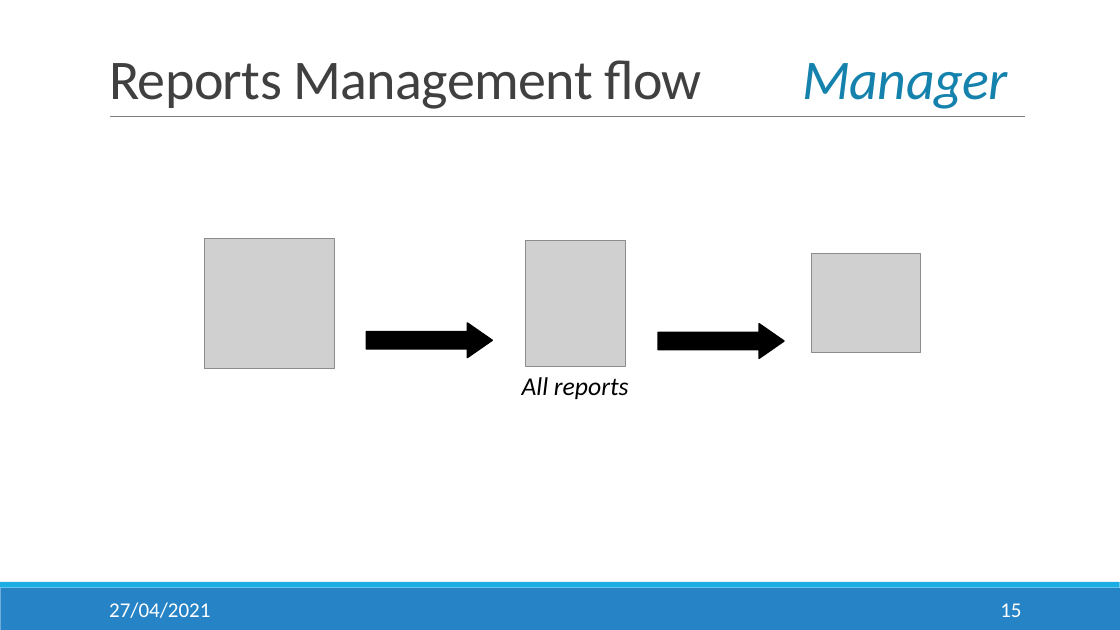
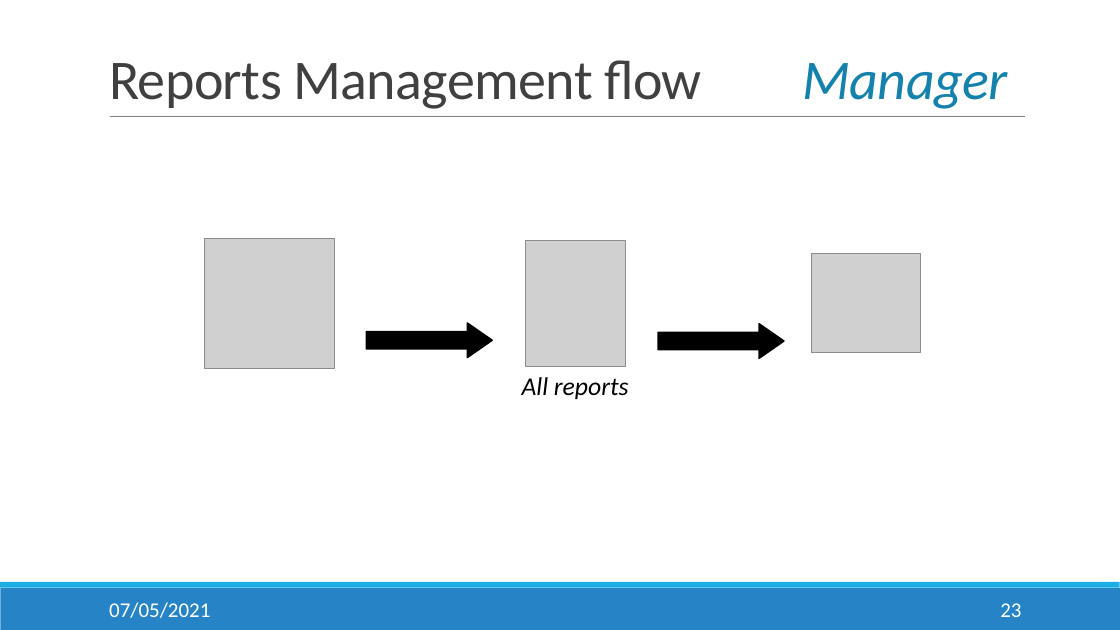
Before and after one commit to salesmgt/documentation, a slide deck: slide 23 of presentations/Slides.pptx (slide 15 before the commit). Drawn at 1120x630 pixels with LibreOffice and Linux fonts; fonts in the diff are those of the drawing; grey boxes stand for pictures. Boxes give left, top, right and bottom in pixels: in the first picture for what was removed or moved away, otherwise in the second. Text is boxed around its words. In the diff, an @@ line names an element or a change of style, - is before the commit and + after.

```diff
--- a/presentations/Slides.pptx
+++ b/presentations/Slides.pptx
@@ text at bbox=[109, 602, 210, 618]: text changed @@
-27/04/2021
+07/05/2021
@@ page number at bbox=[1000, 603, 1021, 617]: text changed @@
-15
+23
```
Also in this commit, not shown: 14 other slides changed, 15 slides added, 3 slides removed, 1 other file.
